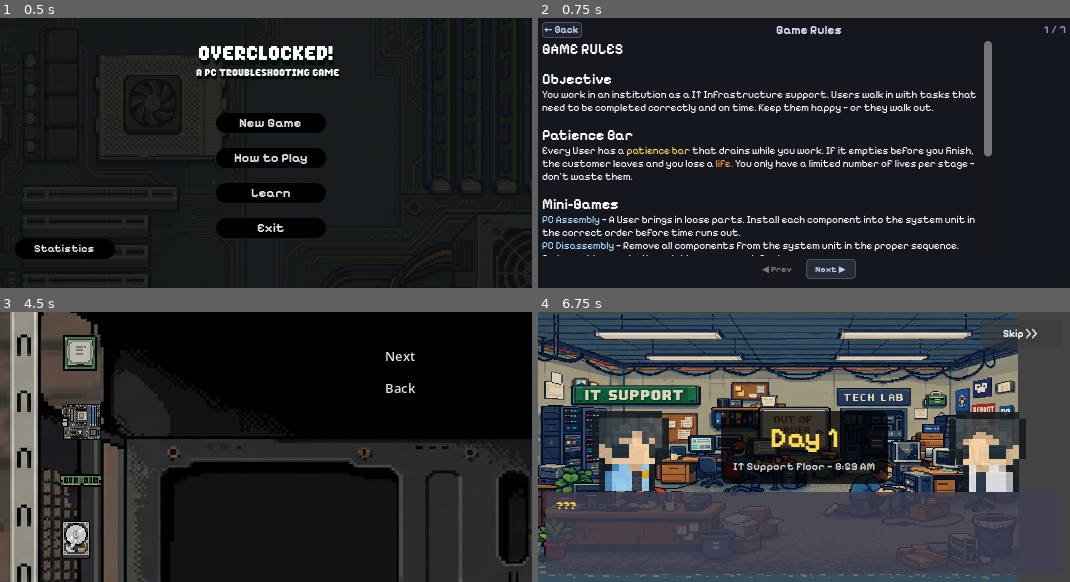
Above: before the commit, frames 1-4 (two rows, left to right).
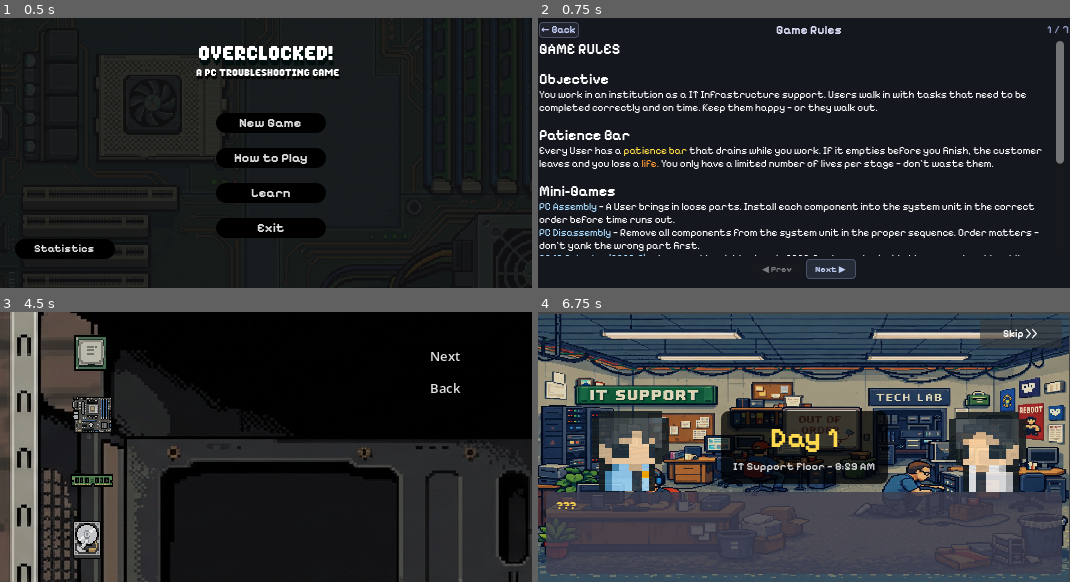
Above: after the commit, the same moments.

Repository: Raikosuu/Full-Tech-Panic_Public
Game: Godot game, scene res://scenes/main_menu.tscn
The game is run twice, just before and just after one commit, with the same random seed, the same clock (stepped at 60 frames per second) and the same inputs. Video files are missing from this copy of the repository; at most half a second of black plays in their place.
Inputs:
- Up to frame 1 (0.5 s): no input
- Up to frame 2 (0.75 s): click "How to Play" at 0.5 s
- Up to frame 3 (4.5 s): click "Next ▶" at 1.25 s; click "Next ▶" at 2 s; click "◀ Prev" at 2.75 s; click "← Back" at 3.5 s; click "Learn" at 4.25 s
- Up to frame 4 (6.75 s): click "Back" at 5 s; click "New Game" at 5.75 s; click "Skip >>" at 6.5 s

Frame 1 is identical in both runs. In frame 2, 14% of the frame differs, in the area x 0-100%, y 1-89%; in frame 3, 3.2%; in frame 4, 28%, in the area x 0-100%, y 0-100%.

Commit message:
remaining viewport adjustments done.
replace the backgrounds and prepare to draw for the RJ 45 minigame.

Diff:
--- a/cutscenes/day2_intro.tscn
+++ b/cutscenes/day2_intro.tscn
@@ -331,8 +331,8 @@
 script = ExtResource("1_l5nnb")
 
 [node name="Background" type="Sprite2D" parent="." unique_id=1390812207]
-position = Vector2(240, 136.25)
-scale = Vector2(0.3125, 0.26123047)
+position = Vector2(265.5, 135)
+scale = Vector2(0.34570313, 0.26171878)
 texture = ExtResource("2_duw32")
 
 [node name="UI" type="CanvasLayer" parent="." unique_id=1535867570]
--- a/cutscenes/day3_intro.tscn
+++ b/cutscenes/day3_intro.tscn
@@ -331,8 +331,8 @@
 script = ExtResource("1_i8rid")
 
 [node name="Background" type="Sprite2D" parent="." unique_id=1390812207]
-position = Vector2(240, 136.25)
-scale = Vector2(0.3125, 0.26123047)
+position = Vector2(265.5, 136.75)
+scale = Vector2(0.34570313, 0.26220703)
 texture = ExtResource("2_882g8")
 
 [node name="UI" type="CanvasLayer" parent="." unique_id=1535867570]
--- a/cutscenes/epilogue.tscn
+++ b/cutscenes/epilogue.tscn
@@ -331,8 +331,8 @@
 script = ExtResource("1_iqdro")
 
 [node name="Background" type="Sprite2D" parent="." unique_id=1390812207]
-position = Vector2(240, 136.25)
-scale = Vector2(0.3125, 0.26123047)
+position = Vector2(265.5, 135.75)
+scale = Vector2(0.34570313, 0.2602539)
 texture = ExtResource("2_rnp6b")
 
 [node name="UI" type="CanvasLayer" parent="." unique_id=1535867570]
--- a/cutscenes/prologue.tscn
+++ b/cutscenes/prologue.tscn
@@ -331,8 +331,8 @@
 script = ExtResource("1_prol")
 
 [node name="Background" type="Sprite2D" parent="." unique_id=1390812207]
-position = Vector2(240, 136.25)
-scale = Vector2(0.3125, 0.26123047)
+position = Vector2(265.5, 136.25)
+scale = Vector2(0.34570313, 0.26123047)
 texture = ExtResource("2_30x7o")
 
 [node name="UI" type="CanvasLayer" parent="." unique_id=1535867570]
--- a/learn/scenes/learn.tscn
+++ b/learn/scenes/learn.tscn
@@ -92,9 +92,9 @@
 
 [node name="cpu" type="Button" parent="." unique_id=1489765501]
 layout_mode = 0
-offset_left = 56.0
+offset_left = 67.0
 offset_top = 16.0
-offset_right = 106.0
+offset_right = 117.0
 offset_bottom = 66.0
 theme_override_styles/normal = SubResource("StyleBoxFlat_btn")
 theme_override_styles/pressed = SubResource("StyleBoxFlat_btnp")
@@ -106,10 +106,10 @@
 
 [node name="mobo" type="Button" parent="." unique_id=1354053359]
 layout_mode = 0
-offset_left = 56.0
-offset_top = 85.0
-offset_right = 106.0
-offset_bottom = 135.0
+offset_left = 67.0
+offset_top = 78.0
+offset_right = 117.0
+offset_bottom = 128.0
 theme_override_styles/normal = SubResource("StyleBoxFlat_btn")
 theme_override_styles/pressed = SubResource("StyleBoxFlat_btnp")
 theme_override_styles/hover = SubResource("StyleBoxFlat_btnh")
@@ -120,9 +120,9 @@
 
 [node name="ram" type="Button" parent="." unique_id=256470728]
 layout_mode = 0
-offset_left = 56.0
+offset_left = 67.0
 offset_top = 144.0
-offset_right = 106.0
+offset_right = 117.0
 offset_bottom = 194.0
 theme_override_styles/normal = SubResource("StyleBoxFlat_btn")
 theme_override_styles/pressed = SubResource("StyleBoxFlat_btnp")
@@ -134,9 +134,9 @@
 
 [node name="hdd" type="Button" parent="." unique_id=42375391]
 layout_mode = 0
-offset_left = 56.0
+offset_left = 67.0
 offset_top = 203.0
-offset_right = 106.0
+offset_right = 117.0
 offset_bottom = 253.0
 theme_override_styles/normal = SubResource("StyleBoxFlat_btn")
 theme_override_styles/pressed = SubResource("StyleBoxFlat_btnp")
@@ -149,9 +149,9 @@
 [node name="cpupanel" type="Panel" parent="." unique_id=889312261]
 visible = false
 layout_mode = 0
-offset_left = 112.0
+offset_left = 154.0
 offset_top = 9.0
-offset_right = 340.0
+offset_right = 399.0
 offset_bottom = 270.0
 scale = Vector2(0.9771224, 0.9771224)
 
@@ -248,9 +248,9 @@
 [node name="mobopanel" type="Panel" parent="." unique_id=853949067]
 visible = false
 layout_mode = 0
-offset_left = 112.0
+offset_left = 154.0
 offset_top = 9.0
-offset_right = 340.0
+offset_right = 399.0
 offset_bottom = 270.0
 scale = Vector2(0.98154056, 0.98154056)
 
@@ -347,9 +347,9 @@
 [node name="rampanel" type="Panel" parent="." unique_id=1736708070]
 visible = false
 layout_mode = 0
-offset_left = 112.0
+offset_left = 154.0
 offset_top = 9.0
-offset_right = 340.0
+offset_right = 399.0
 offset_bottom = 270.0
 scale = Vector2(0.98320496, 0.98320496)
 
@@ -446,9 +446,9 @@
 [node name="hddpanel" type="Panel" parent="." unique_id=1170350547]
 visible = false
 layout_mode = 0
-offset_left = 112.0
+offset_left = 154.0
 offset_top = 9.0
-offset_right = 340.0
+offset_right = 399.0
 offset_bottom = 270.0
 scale = Vector2(0.98595303, 0.98595303)
 
@@ -544,9 +544,9 @@
 
 [node name="Next" type="Button" parent="." unique_id=257766956]
 layout_mode = 0
-offset_left = 352.0
+offset_left = 397.0
 offset_top = 32.0
-offset_right = 448.0
+offset_right = 493.0
 offset_bottom = 56.0
 theme_override_font_sizes/font_size = 13
 theme_override_styles/normal = SubResource("StyleBoxFlat_d33wi")
@@ -557,9 +557,9 @@
 
 [node name="Back" type="Button" parent="." unique_id=2070728896]
 layout_mode = 0
-offset_left = 352.0
+offset_left = 397.0
 offset_top = 64.0
-offset_right = 448.0
+offset_right = 493.0
 offset_bottom = 88.0
 theme_override_font_sizes/font_size = 13
 theme_override_styles/normal = SubResource("StyleBoxFlat_d33wi")
--- a/learn/scenes/learn2.tscn
+++ b/learn/scenes/learn2.tscn
@@ -93,9 +93,9 @@
 
 [node name="Back" type="Button" parent="." unique_id=851002834]
 layout_mode = 0
-offset_left = 352.0
+offset_left = 404.0
 offset_top = 64.0
-offset_right = 448.0
+offset_right = 500.0
 offset_bottom = 88.0
 theme_override_font_sizes/font_size = 13
 theme_override_styles/normal = SubResource("StyleBoxFlat_3kpq2")
@@ -106,9 +106,9 @@
 
 [node name="Menu" type="Button" parent="." unique_id=1901104992]
 layout_mode = 0
-offset_left = 352.0
+offset_left = 404.0
 offset_top = 93.0
-offset_right = 448.0
+offset_right = 500.0
 offset_bottom = 117.0
 theme_override_font_sizes/font_size = 13
 theme_override_styles/normal = SubResource("StyleBoxFlat_3kpq2")
@@ -119,9 +119,9 @@
 
 [node name="Next" type="Button" parent="." unique_id=1223011358]
 layout_mode = 0
-offset_left = 352.0
+offset_left = 404.0
 offset_top = 33.0
-offset_right = 448.0
+offset_right = 500.0
 offset_bottom = 57.0
 theme_override_font_sizes/font_size = 13
 theme_override_styles/normal = SubResource("StyleBoxFlat_3kpq2")
@@ -132,9 +132,9 @@
 
 [node name="gpu" type="Button" parent="." unique_id=806922488]
 layout_mode = 0
-offset_left = 56.0
+offset_left = 72.0
 offset_top = 14.0
-offset_right = 106.0
+offset_right = 122.0
 offset_bottom = 64.0
 theme_override_styles/normal = SubResource("StyleBoxFlat_btn")
 theme_override_styles/pressed = SubResource("StyleBoxFlat_btnp")
@@ -146,9 +146,9 @@
 
 [node name="psu" type="Button" parent="." unique_id=1146976101]
 layout_mode = 0
-offset_left = 56.0
+offset_left = 72.0
 offset_top = 76.0
-offset_right = 106.0
+offset_right = 122.0
 offset_bottom = 126.0
 theme_override_styles/normal = SubResource("StyleBoxFlat_btn")
 theme_override_styles/pressed = SubResource("StyleBoxFlat_btnp")
@@ -160,9 +160,9 @@
 
 [node name="coolingfan" type="Button" parent="." unique_id=1500002550]
 layout_mode = 0
-offset_left = 56.0
+offset_left = 72.0
 offset_top = 139.0
-offset_right = 106.0
+offset_right = 122.0
 offset_bottom = 189.0
 theme_override_styles/normal = SubResource("StyleBoxFlat_btn")
 theme_override_styles/pressed = SubResource("StyleBoxFlat_btnp")
@@ -174,9 +174,9 @@
 
 [node name="computertower" type="Button" parent="." unique_id=1686385855]
 layout_mode = 0
-offset_left = 56.0
+offset_left = 72.0
 offset_top = 203.0
-offset_right = 106.0
+offset_right = 122.0
 offset_bottom = 253.0
 theme_override_styles/normal = SubResource("StyleBoxFlat_btn")
 theme_override_styles/pressed = SubResource("StyleBoxFlat_btnp")
@@ -189,9 +189,9 @@
 [node name="gpupanel" type="Panel" parent="." unique_id=1228581700]
 visible = false
 layout_mode = 0
-offset_left = 112.0
+offset_left = 154.0
 offset_top = 9.0
-offset_right = 340.0
+offset_right = 399.0
 offset_bottom = 270.0
 scale = Vector2(0.9813122, 0.9813122)
 
@@ -288,9 +288,9 @@
 [node name="psupanel" type="Panel" parent="." unique_id=237060255]
 visible = false
 layout_mode = 0
-offset_left = 112.0
+offset_left = 154.0
 offset_top = 9.0
-offset_right = 340.0
+offset_right = 399.0
 offset_bottom = 270.0
 scale = Vector2(0.98145247, 0.98145247)
 
@@ -387,9 +387,9 @@
 [node name="coolingfanpanel" type="Panel" parent="." unique_id=439973761]
 visible = false
 layout_mode = 0
-offset_left = 112.0
+offset_left = 154.0
 offset_top = 9.0
-offset_right = 340.0
+offset_right = 399.0
 offset_bottom = 270.0
 scale = Vector2(0.9839294, 0.9839294)
 
@@ -486,9 +486,9 @@
 [node name="computertowerpanel" type="Panel" parent="." unique_id=879632036]
 visible = false
 layout_mode = 0
-offset_left = 112.0
+offset_left = 154.0
 offset_top = 9.0
-offset_right = 340.0
+offset_right = 399.0
 offset_bottom = 270.0
 scale = Vector2(0.986845, 0.986845)
 
--- a/learn/scenes/learn3.tscn
+++ b/learn/scenes/learn3.tscn
@@ -83,9 +83,9 @@
 
 [node name="Back" type="Button" parent="." unique_id=1376475708]
 layout_mode = 0
-offset_left = 352.0
+offset_left = 410.0
 offset_top = 32.0
-offset_right = 448.0
+offset_right = 506.0
 offset_bottom = 56.0
 theme_override_font_sizes/font_size = 13
 theme_override_styles/normal = SubResource("StyleBoxFlat_3kpq2")
@@ -96,9 +96,9 @@
 
 [node name="Menu" type="Button" parent="." unique_id=576713993]
 layout_mode = 0
-offset_left = 352.0
+offset_left = 410.0
 offset_top = 61.0
-offset_right = 448.0
+offset_right = 506.0
 offset_bottom = 85.0
 theme_override_font_sizes/font_size = 13
 theme_override_styles/normal = SubResource("StyleBoxFlat_3kpq2")
@@ -109,9 +109,9 @@
 
 [node name="soundcard" type="Button" parent="." unique_id=1156648126]
 layout_mode = 0
-offset_left = 56.0
+offset_left = 73.0
 offset_top = 32.0
-offset_right = 106.0
+offset_right = 123.0
 offset_bottom = 82.0
 theme_override_styles/normal = SubResource("StyleBoxFlat_btn")
 theme_override_styles/pressed = SubResource("StyleBoxFlat_btnp")
@@ -122,11 +122,10 @@
 expand_icon = true
 
 [node name="soundcardpanel" type="Panel" parent="." unique_id=1181897652]
-visible = false
-layout_mode = 0
-offset_left = 112.0
+layout_mode = 0
+offset_left = 152.0
 offset_top = 9.0
-offset_right = 340.0
+offset_right = 397.0
 offset_bottom = 270.0
 scale = Vector2(0.98251134, 0.98251134)
 
--- a/scenes/how_to_play.tscn
+++ b/scenes/how_to_play.tscn
@@ -122,11 +122,11 @@
 
 [node name="RulesScroll" type="ScrollContainer" parent="VBox" unique_id=1882072220]
 visible = false
-custom_minimum_size = Vector2(450, 215)
+custom_minimum_size = Vector2(530, 215)
 layout_mode = 2
 
 [node name="RulesLabel" type="RichTextLabel" parent="VBox/RulesScroll" unique_id=1319050319]
-custom_minimum_size = Vector2(450, 215)
+custom_minimum_size = Vector2(525, 215)
 layout_mode = 2
 theme_override_fonts/normal_font = ExtResource("3_xkrkv")
 theme_override_fonts/bold_font = ExtResource("2_30apa")
